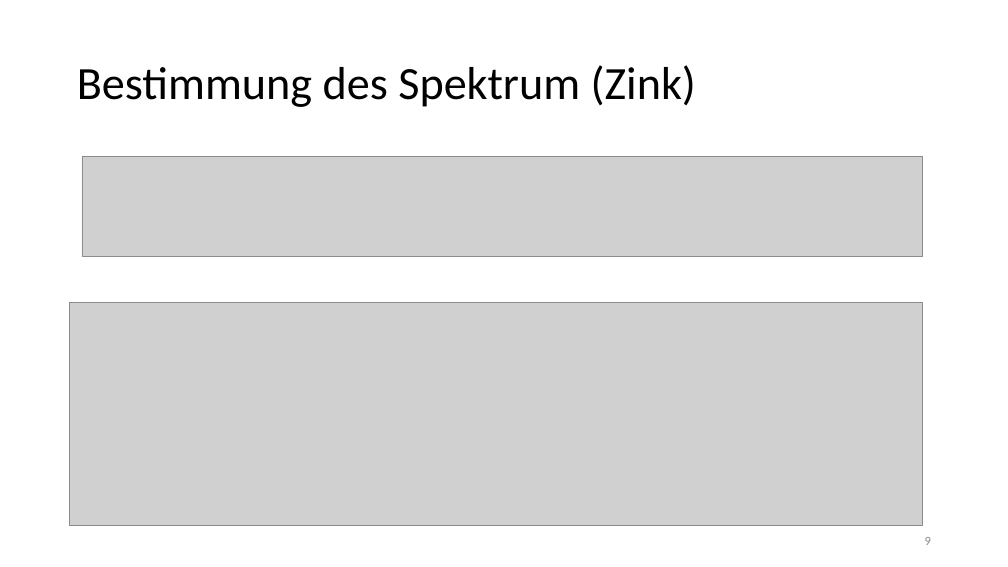
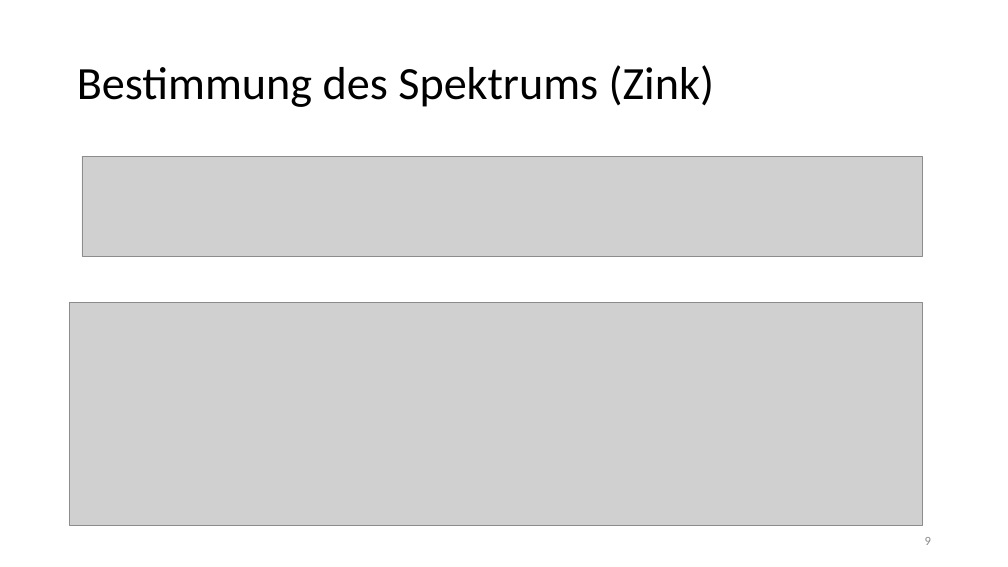
Before and after one commit to thewhitecat/grundpraktikum1, a slide deck: slide 9 of grundpraktikum2/Optik 1/Optik I.pptx. Drawn at 1008x567 pixels with LibreOffice and Linux fonts; fonts in the diff are those of the drawing; grey boxes stand for pictures. Boxes give left, top, right and bottom in pixels: in the first picture for what was removed or moved away, otherwise in the second. Text is boxed around its words. In the diff, an @@ line names an element or a change of style, - is before the commit and + after.

```diff
--- a/grundpraktikum2/Optik 1/Optik I.pptx
+++ b/grundpraktikum2/Optik 1/Optik I.pptx
@@ title at bbox=[77, 65, 714, 107]: text changed @@
-Bestimmung des Spektrum (Zink)
+Bestimmung des Spektrums (Zink)
```
Also in this commit, not shown: 1 other slide changed.
